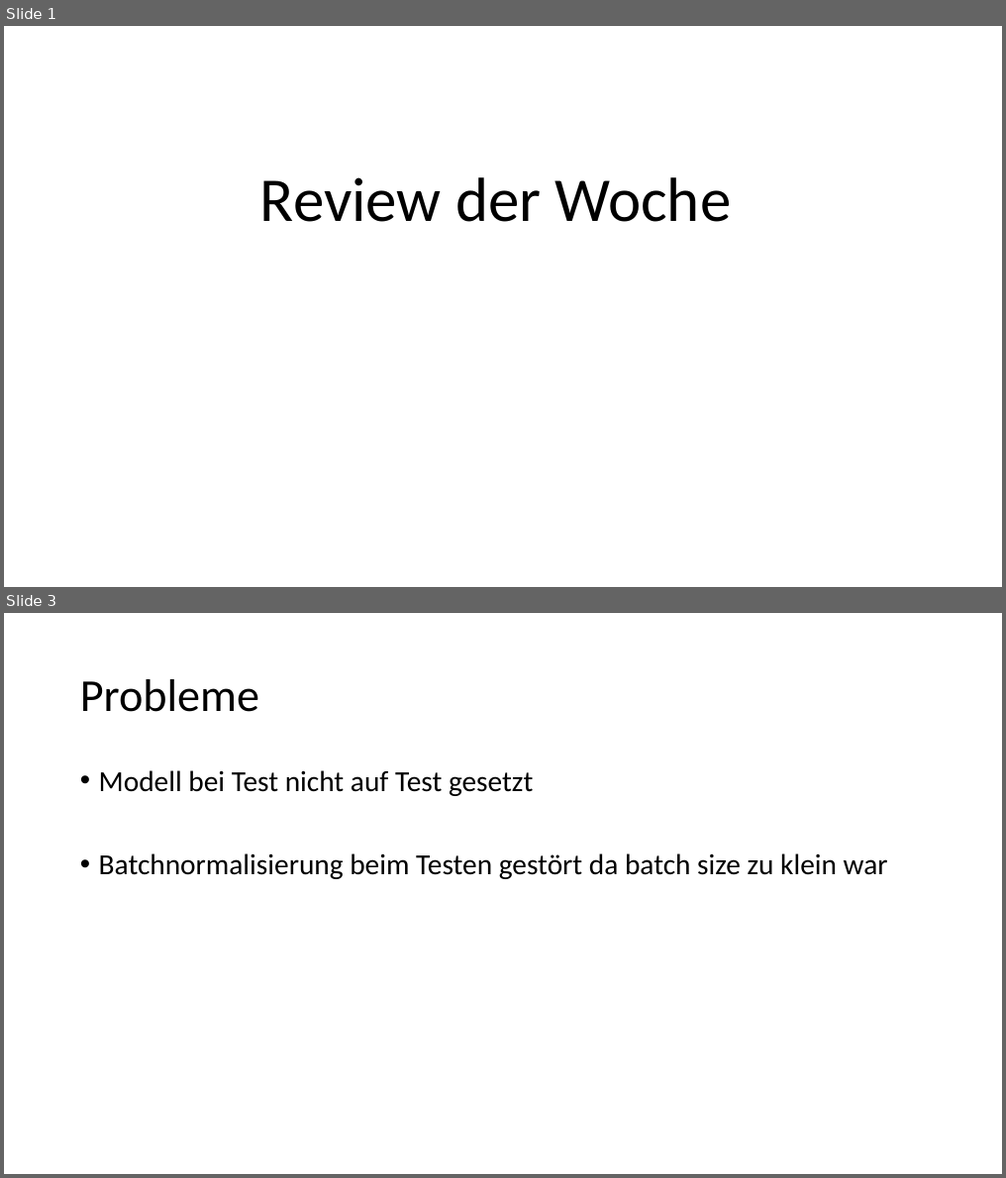
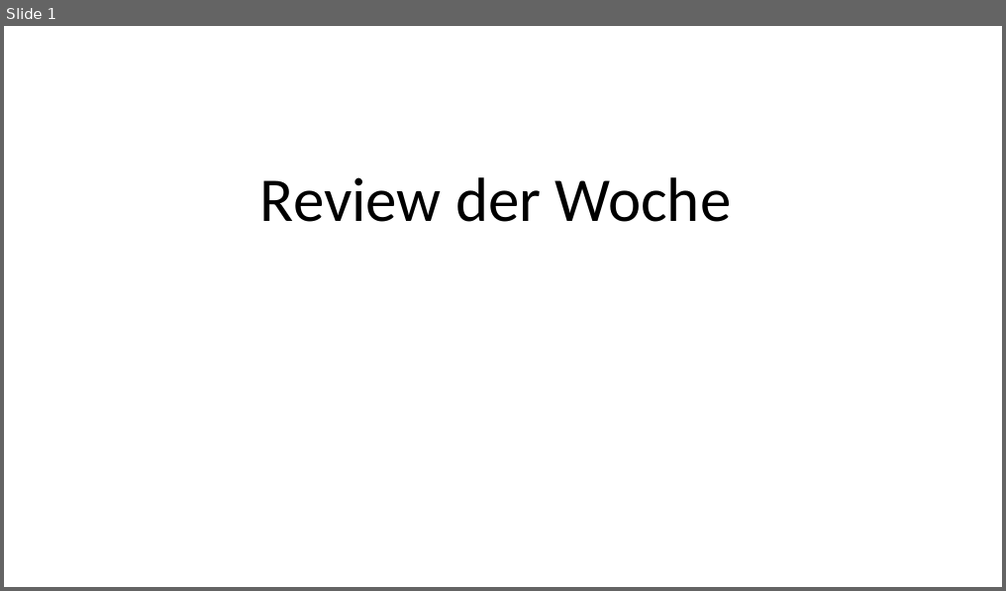
Before and after one commit to resist95/activation-ba, a slide deck: Review der Woche.odp. Shown one above the other, each under a label of ours: slides 1 and 3 before the commit, slide 1 after it; the slides between them are not shown. The pictures are 1006x1178 and 1006x591 pixels, drawn with LibreOffice and Linux fonts; fonts in the diff are those of the drawing. Boxes give left, top, right and bottom in pixels: in the first picture for what was removed or moved away, otherwise in the second. Text is boxed around its words. In the diff, an @@ line names an element or a change of style, - is before the commit and + after.

```diff
--- a/Review der Woche.odp
+++ b/Review der Woche.odp
@@ slide 3 removed at (4, 613, 1002, 1174), background #FFFFFF @@
@@ title removed at (80, 679, 259, 712) @@
-Probleme
@@ text removed at (99, 770, 888, 879) @@
-• Modell bei Test nicht auf Test gesetzt
-• Batchnormalisierung beim Testen gestört da batch size zu klein war
```
Also in this commit, not shown: 2 slides changed, 5 slides added, 1 other slide removed.
